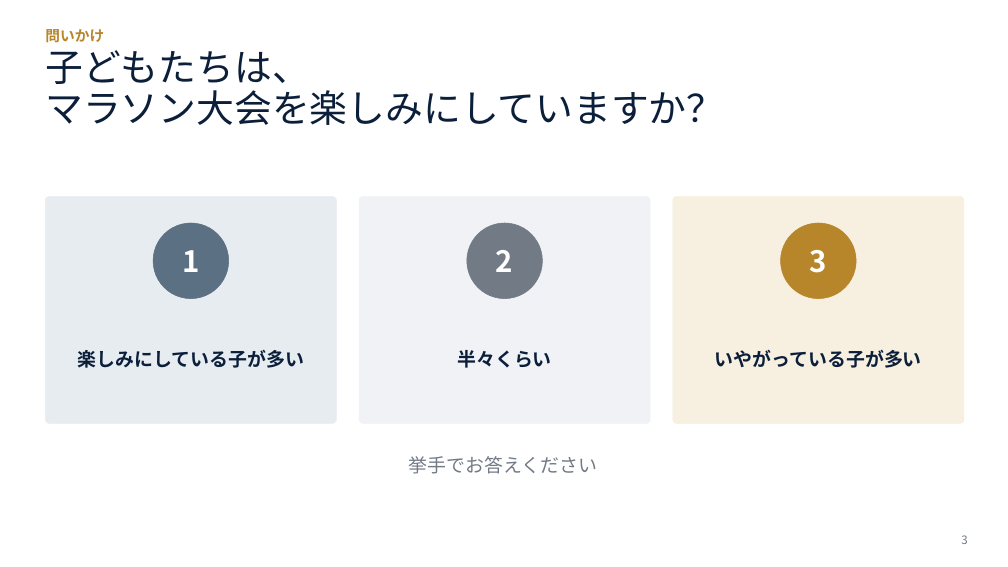
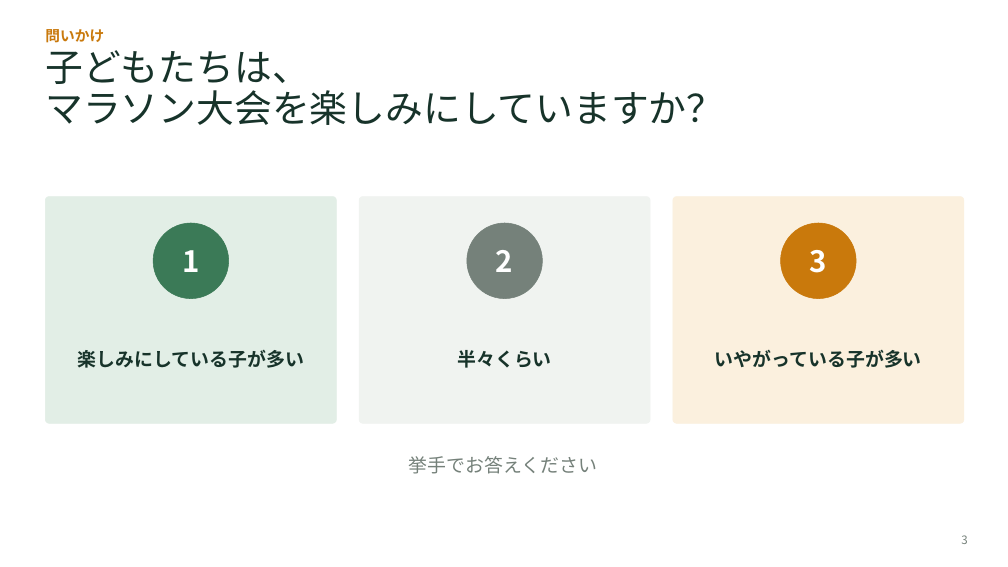
Before and after one commit to yokotaka21-cmyk/slide-longrun, a slide deck: slide 3 of マラソン大会に向けて_講義スライド.pptx. Drawn at 1008x567 pixels with LibreOffice and Linux fonts; fonts in the diff are those of the drawing. Boxes give left, top, right and bottom in pixels: in the first picture for what was removed or moved away, otherwise in the second. Text is boxed around its words. In the diff, an @@ line names an element or a change of style, - is before the commit and + after.

```diff
--- a/マラソン大会に向けて_講義スライド.pptx
+++ b/マラソン大会に向けて_講義スライド.pptx
@@ text "問いかけ" at <box>45,29,104,43</box>: text colour #B7862B to #C9790C @@
@@ rounded rectangle at <box>45,197,337,423</box>: fill #E7ECF1 to #E2EEE6; outline #E7ECF1 0.5 pt to #E2EEE6 0.5 pt @@
@@ rounded rectangle at <box>359,197,650,423</box>: fill #F0F2F5 to #F0F3F0; outline #F0F2F5 0.5 pt to #F0F3F0 0.5 pt @@
@@ rounded rectangle at <box>673,197,964,423</box>: fill #F7EFDF to #FBF0DE; outline #F7EFDF 0.5 pt to #FBF0DE 0.5 pt @@
@@ ellipse at <box>153,223,228,299</box>: fill #5B7083 to #3B7A57; outline #5B7083 0.5 pt to #3B7A57 0.5 pt @@
@@ ellipse at <box>780,223,856,299</box>: fill #B7862B to #C9790C; outline #B7862B 0.5 pt to #C9790C 0.5 pt @@
@@ text colour #0B1F3A to #17332A in 4 elements at <box>45,50,724,125</box>, <box>78,350,304,368</box>, <box>457,350,551,368</box>, <box>715,350,922,368</box> @@
```
Also in this commit, not shown: 31 other slides changed, 3 other files.
